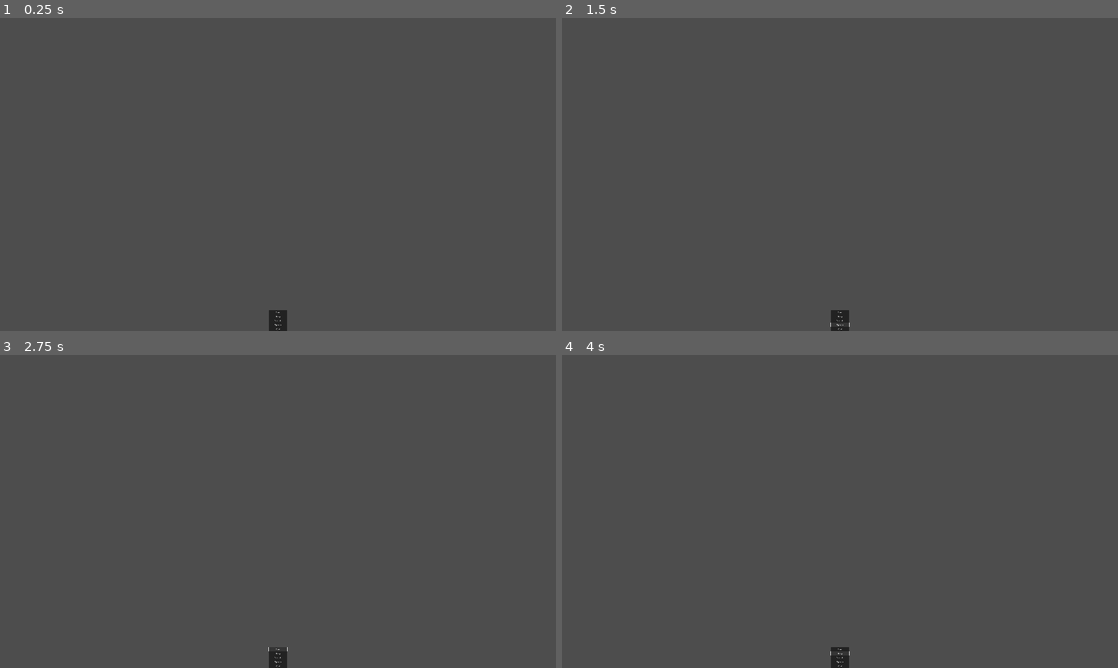
Above: before the commit, frames 1-4 (two rows, left to right).
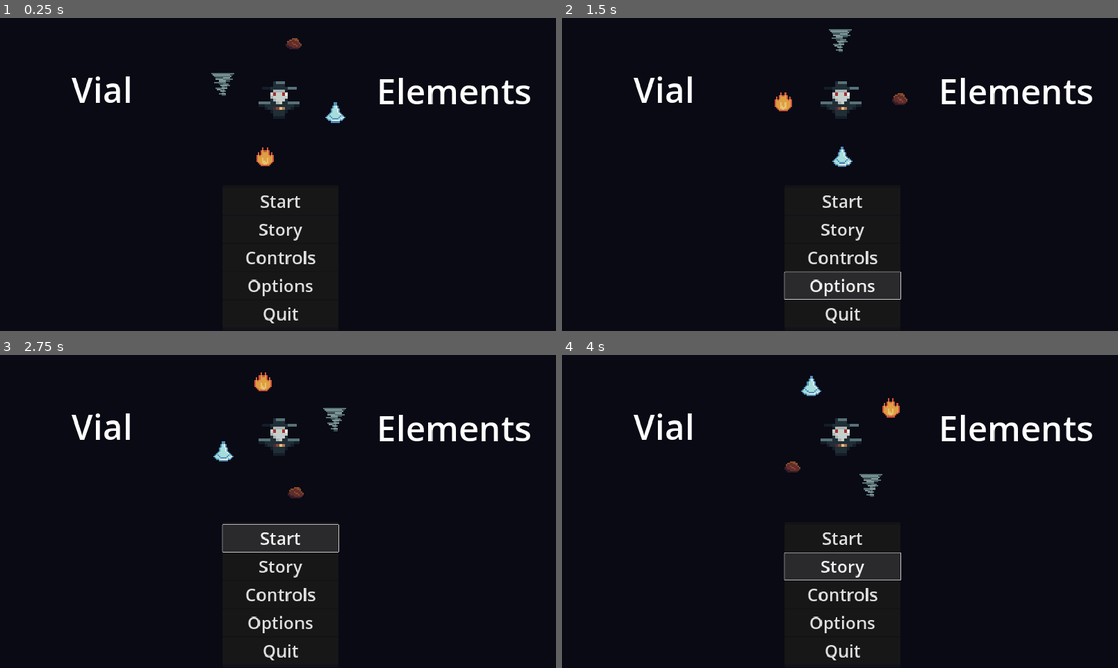
Above: after the commit, the same moments.

Repository: brokenskygames/pirate_jam_15
Game: Godot game, scene res://UI/menus/main_menu.tscn
The game is run twice, just before and just after one commit, with the same random seed, the same clock (stepped at 60 frames per second) and the same inputs. This scene is started directly instead of the project's main scene.
Inputs:
- Up to frame 1 (0.25 s): no input
- Up to frame 2 (1.5 s): click "Controls" at 0.5 s; click "Options" at 1.25 s
- Up to frame 3 (2.75 s): click "Start" at 2 s
- Up to frame 4 (4 s): click "Start" at 2.75 s; click "Story" at 3.5 s

The runs differ from the first frame. In frame 1, 100% of the frame differs, in the area x 0-100%, y 0-100%; in frame 2, 100%; in frame 3, 100%; in frame 4, 100%.

Commit message:
Updated Start Menu

Diff:
--- /dev/null
+++ b/UI/menus/main_menu.gd
@@ -0,0 +1,4 @@
+extends Node2D
+@onready var animation_player: AnimationPlayer = %AnimationPlayer
+func _ready() -> void:
+	animation_player.play("start_animation")
--- a/UI/menus/main_menu.tscn
+++ b/UI/menus/main_menu.tscn
@@ -1,4 +1,12 @@
-[gd_scene load_steps=4 format=3 uid="uid://dok8emds0xdxk"]
+[gd_scene load_steps=9 format=3 uid="uid://dok8emds0xdxk"]
+
+[ext_resource type="Texture2D" uid="uid://sd6eo8r4wj67" path="res://assets/art/backgrounds/blank_background.png" id="1_jcfpm"]
+[ext_resource type="Script" path="res://UI/menus/main_menu.gd" id="1_sj5tw"]
+[ext_resource type="Texture2D" uid="uid://xmjyfyuvxtbo" path="res://assets/art/player/plague_dr_title.png" id="3_noiff"]
+[ext_resource type="Texture2D" uid="uid://bbmorkf4p4s2h" path="res://assets/art/items/element_icons.png" id="4_e4tgi"]
+
+[sub_resource type="LabelSettings" id="LabelSettings_2plxb"]
+font_size = 120
 
 [sub_resource type="Animation" id="Animation_ndfun"]
 length = 0.001
@@ -135,90 +143,124 @@
 }
 
 [node name="MainMenu" type="Node2D"]
+script = ExtResource("1_sj5tw")
+
+[node name="Background" type="Sprite2D" parent="."]
+texture = ExtResource("1_jcfpm")
+centered = false
 
 [node name="UI" type="CanvasLayer" parent="."]
 
 [node name="Control" type="Control" parent="UI"]
 layout_mode = 3
+anchors_preset = 15
+anchor_right = 1.0
+anchor_bottom = 1.0
+grow_horizontal = 2
+grow_vertical = 2
+
+[node name="ButtonBackgroundPanel" type="Panel" parent="UI/Control"]
+layout_mode = 1
 anchors_preset = 7
 anchor_left = 0.5
 anchor_top = 1.0
 anchor_right = 0.5
 anchor_bottom = 1.0
-offset_left = -96.0
-offset_top = -48.0
-offset_right = 96.0
+offset_left = -191.0
+offset_top = -503.0
+offset_right = 209.0
+offset_bottom = -3.0
 grow_horizontal = 2
 grow_vertical = 0
 
-[node name="Panel" type="Panel" parent="UI/Control"]
+[node name="VBoxContainer" type="VBoxContainer" parent="UI/Control/ButtonBackgroundPanel"]
 layout_mode = 1
 anchors_preset = 15
 anchor_right = 1.0
 anchor_bottom = 1.0
-offset_left = 64.0
-offset_top = -24.0
-offset_right = -64.0
 grow_horizontal = 2
 grow_vertical = 2
-
-[node name="VBoxContainer" type="VBoxContainer" parent="UI/Control/Panel"]
-layout_mode = 1
-anchors_preset = 15
-anchor_right = 1.0
-anchor_bottom = 1.0
-offset_right = 96.0
-offset_bottom = 108.0
-grow_horizontal = 2
-grow_vertical = 2
-scale = Vector2(0.4, 0.4)
 alignment = 1
 
-[node name="StartButton" type="Button" parent="UI/Control/Panel/VBoxContainer"]
-layout_mode = 2
+[node name="StartButton" type="Button" parent="UI/Control/ButtonBackgroundPanel/VBoxContainer"]
+layout_mode = 2
+theme_override_font_sizes/font_size = 60
 text = "Start"
 
-[node name="StoryButton" type="Button" parent="UI/Control/Panel/VBoxContainer"]
-layout_mode = 2
+[node name="StoryButton" type="Button" parent="UI/Control/ButtonBackgroundPanel/VBoxContainer"]
+layout_mode = 2
+theme_override_font_sizes/font_size = 60
 text = "Story"
 
-[node name="ControlsButton" type="Button" parent="UI/Control/Panel/VBoxContainer"]
-layout_mode = 2
+[node name="ControlsButton" type="Button" parent="UI/Control/ButtonBackgroundPanel/VBoxContainer"]
+layout_mode = 2
+theme_override_font_sizes/font_size = 60
 text = "Controls"
 
-[node name="Options" type="Button" parent="UI/Control/Panel/VBoxContainer"]
-layout_mode = 2
+[node name="Options" type="Button" parent="UI/Control/ButtonBackgroundPanel/VBoxContainer"]
+layout_mode = 2
+theme_override_font_sizes/font_size = 60
 text = "Options"
 
-[node name="QuitButton" type="Button" parent="UI/Control/Panel/VBoxContainer"]
-layout_mode = 2
+[node name="QuitButton" type="Button" parent="UI/Control/ButtonBackgroundPanel/VBoxContainer"]
+layout_mode = 2
+theme_override_font_sizes/font_size = 60
 text = "Quit"
 
+[node name="Label1" type="Label" parent="UI/Control"]
+layout_mode = 0
+offset_left = 246.0
+offset_top = 163.0
+offset_right = 457.0
+offset_bottom = 328.0
+text = "Vial
+"
+label_settings = SubResource("LabelSettings_2plxb")
+horizontal_alignment = 1
+vertical_alignment = 1
+
+[node name="Label2" type="Label" parent="UI/Control"]
+layout_mode = 0
+offset_left = 1300.0
+offset_top = 168.0
+offset_right = 1834.0
+offset_bottom = 333.0
+text = "Elements"
+label_settings = SubResource("LabelSettings_2plxb")
+horizontal_alignment = 1
+vertical_alignment = 1
+
 [node name="Root" type="Node2D" parent="."]
-position = Vector2(160, 48)
+position = Vector2(964, 278)
+scale = Vector2(5, 5)
 
 [node name="CharSprite" type="Sprite2D" parent="Root"]
 scale = Vector2(2, 2)
+texture = ExtResource("3_noiff")
 
 [node name="Pivot" type="Marker2D" parent="Root"]
 
 [node name="FireSprite" type="Sprite2D" parent="Root/Pivot"]
 position = Vector2(0, 40)
+texture = ExtResource("4_e4tgi")
 hframes = 6
 frame = 2
 
 [node name="WaterSprite" type="Sprite2D" parent="Root/Pivot"]
 position = Vector2(40, 0)
+texture = ExtResource("4_e4tgi")
 hframes = 6
 frame = 1
 
 [node name="AirSprite" type="Sprite2D" parent="Root/Pivot"]
 position = Vector2(-40, 0)
+texture = ExtResource("4_e4tgi")
 hframes = 6
 frame = 3
 
 [node name="EarthSprite" type="Sprite2D" parent="Root/Pivot"]
 position = Vector2(0, -40)
+texture = ExtResource("4_e4tgi")
 hframes = 6
 frame = 4
 
--- a/UI/menus/mix_menu.tscn
+++ b/UI/menus/mix_menu.tscn
@@ -13,6 +13,7 @@
 outline_color = Color(0, 0, 0, 1)
 
 [node name="MixMenu" type="CanvasLayer"]
+process_mode = 1
 visible = false
 script = ExtResource("1_hff7h")
 
--- a/project.godot
+++ b/project.godot
@@ -72,6 +72,11 @@
 "events": [Object(InputEventKey,"resource_local_to_scene":false,"resource_name":"","device":-1,"window_id":0,"alt_pressed":false,"shift_pressed":false,"ctrl_pressed":false,"meta_pressed":false,"pressed":false,"keycode":0,"physical_keycode":67,"key_label":0,"unicode":99,"echo":false,"script":null)
 ]
 }
+use_vial={
+"deadzone": 0.5,
+"events": [Object(InputEventKey,"resource_local_to_scene":false,"resource_name":"","device":-1,"window_id":0,"alt_pressed":false,"shift_pressed":false,"ctrl_pressed":false,"meta_pressed":false,"pressed":false,"keycode":0,"physical_keycode":32,"key_label":0,"unicode":32,"echo":false,"script":null)
+]
+}
 
 [layer_names]
 
--- a/rooms/test_room_1.tscn
+++ b/rooms/test_room_1.tscn
@@ -85,10 +85,10 @@
 layer = 8
 
 [node name="ControlOverlay" parent="UI" instance=ExtResource("5_3p0ab")]
-unique_name_in_owner = true
+process_mode = 1
 
 [node name="MixMenu" parent="UI" instance=ExtResource("5_lmkor")]
-process_mode = 1
+process_mode = 3
 layer = 5
 
 [node name="PauseMenu" parent="UI" instance=ExtResource("6_jf6fc")]
